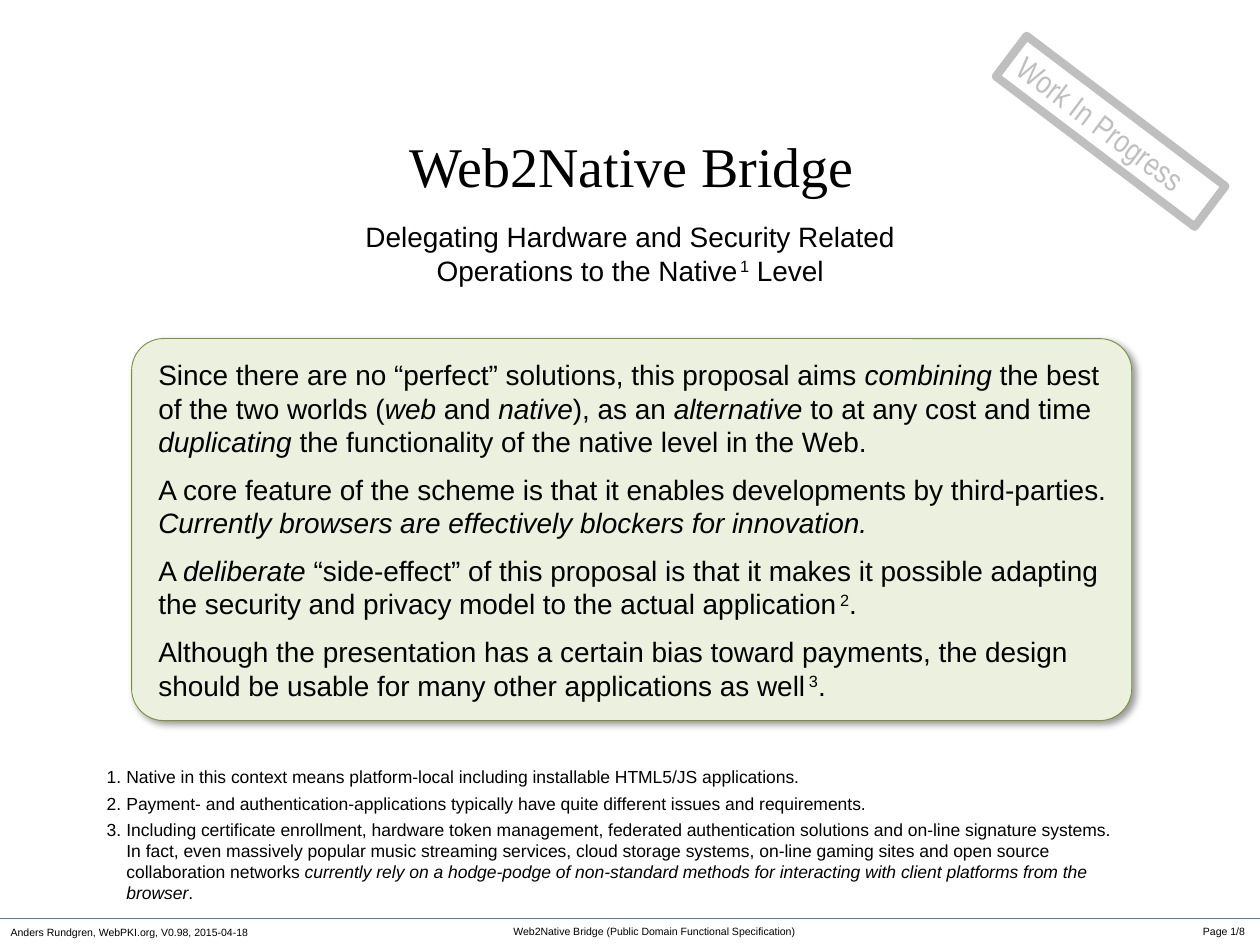
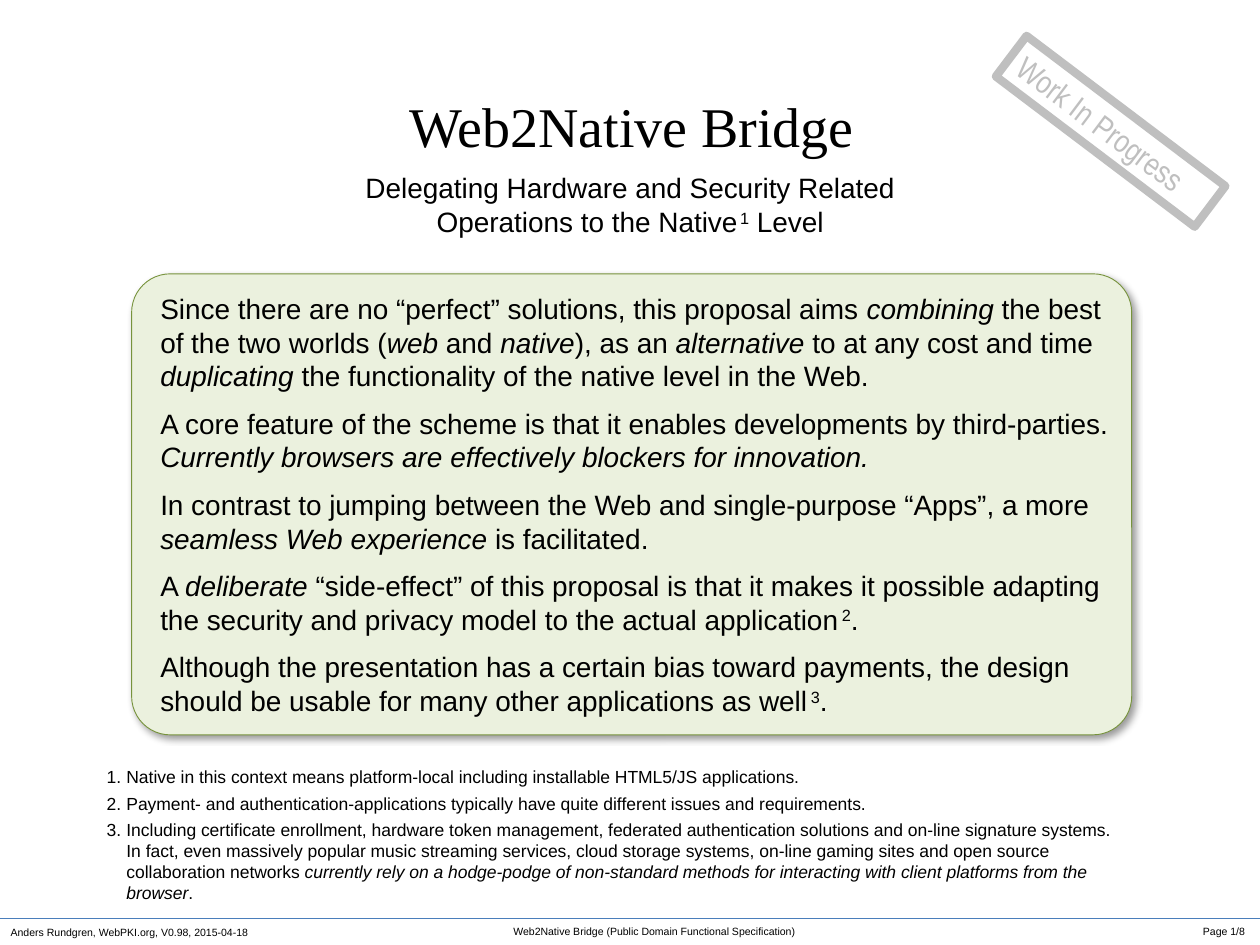
Before and after one commit to cyberphone/openkeystore.old, a slide deck: slide 1 of resources/docs/web2native-bridge.pptx. Drawn at 1260x945 pixels with LibreOffice and Linux fonts; fonts in the diff are those of the drawing. Boxes give left, top, right and bottom in pixels: in the first picture for what was removed or moved away, otherwise in the second. Text is boxed around its words. In the diff, an @@ line names an element or a change of style, - is before the commit and + after.

```diff
--- a/resources/docs/web2native-bridge.pptx
+++ b/resources/docs/web2native-bridge.pptx
@@ text "Web2Native Bridge": place and size @@
-text "Web2Native Bridge" at [409,148,853,198]
+text "Web2Native Bridge" at [409,108,853,158]
@@ text "Delegating Hardware and Security Related ...": place and size @@
-text "Delegating Hardware and Security Related ..." at [365,226,894,286]
+text "Delegating Hardware and Security Related ..." at [365,177,894,237]
@@ rounded rectangle "Since there are no “perfect” ...": place and size @@
-rounded rectangle "Since there are no “perfect” ..." at [131,339,1131,721]
+rounded rectangle "Since there are no “perfect” ..." at [131,273,1131,735]
@@ text in rounded rectangle at [160,494,1089,554]: paragraph added @@
+In contrast to jumping between the Web and single-purpose “Apps”, a more seamless Web experience is facilitated.
```
Also in this commit, not shown: 1 other file.
